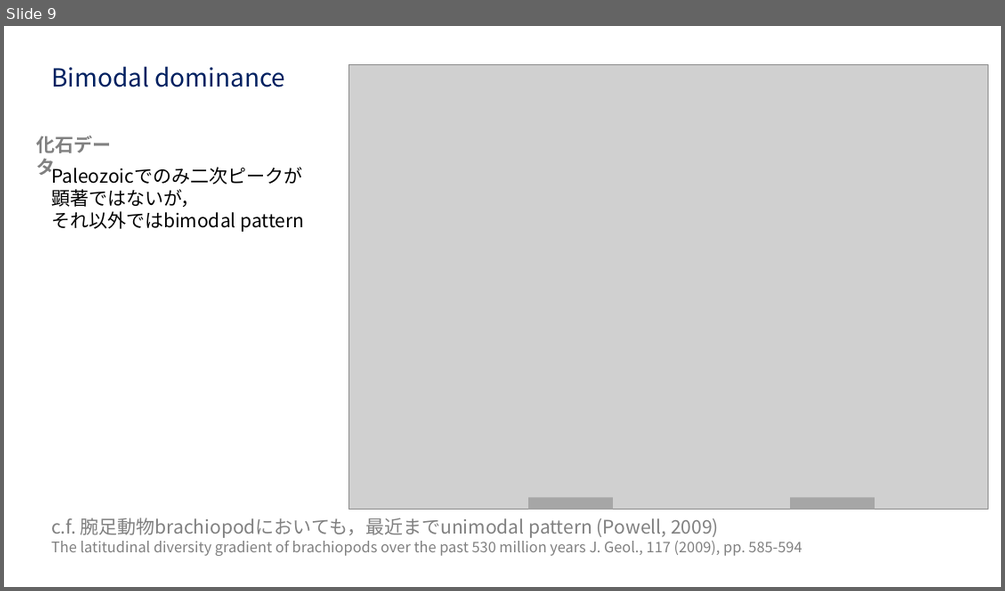
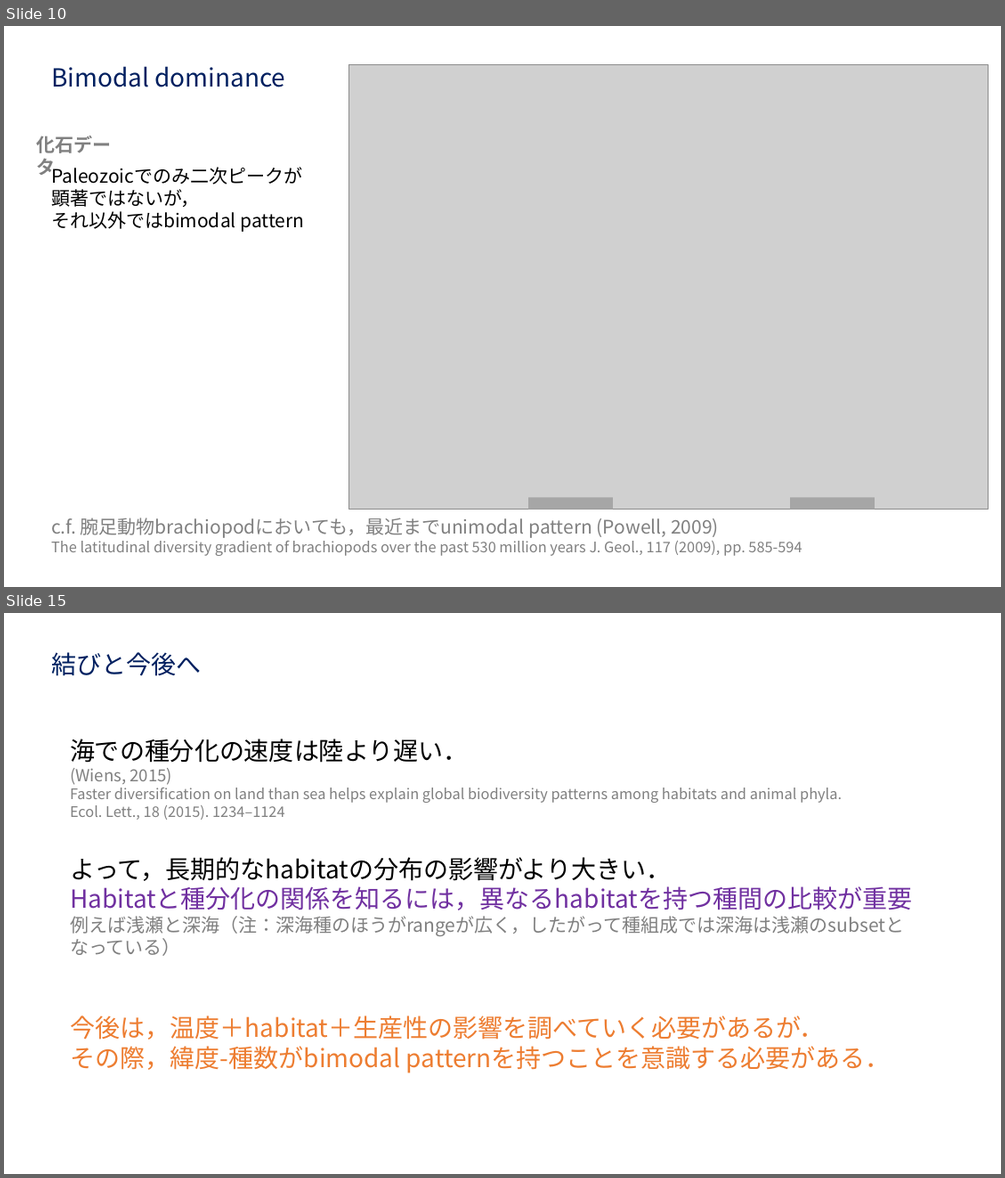
Before and after one commit to anchor200/Ronbun_yomi, a slide deck: data/Images/Chaudhary_etal_2016/Chaudhary_etal_2016.pptx. Shown one above the other, each under a label of ours: slide 9 before the commit, slides 10 and 15 after it; the slides between them are not shown. The pictures are 1005x591 and 1005x1178 pixels, drawn with LibreOffice and Linux fonts; fonts in the diff are those of the drawing; grey boxes stand for pictures. Boxes give left, top, right and bottom in pixels: in the first picture for what was removed or moved away, otherwise in the second. Text is boxed around its words. In the diff, an @@ line names an element or a change of style, - is before the commit and + after.

```diff
--- a/data/Images/Chaudhary_etal_2016/Chaudhary_etal_2016.pptx
+++ b/data/Images/Chaudhary_etal_2016/Chaudhary_etal_2016.pptx
@@ slide 15 added at bbox=[4, 613, 1001, 1174], background #FFFFFF @@
@@ text added at bbox=[51, 652, 201, 676], 24 pt, text #002060 @@
+結びと今後へ
@@ text added at bbox=[70, 738, 841, 819], 14 pt, text #808080 @@
+海での種分化の速度は陸より遅い．
+(Wiens, 2015)
+Faster diversification on land than sea helps explain global biodiversity patterns among habitats and animal phyla.
+Ecol. Lett., 18 (2015). 1234–1124
@@ text added at bbox=[70, 857, 912, 936], 24 pt, text #808080 @@
+よって，長期的なhabitatの分布の影響がより大きい．
+Habitatと種分化の関係を知るには，異なるhabitatを持つ種間の比較が重要
+例えば浅瀬と深海（注：深海種のほうがrangeが広く，したがって種組成では深海は浅瀬のsubsetとなっている）
@@ text added at bbox=[71, 1015, 890, 1073], 24 pt, text #ED7D31 @@
+今後は，温度＋habitat＋生産性の影響を調べていく必要があるが．
+その際，緯度-種数がbimodal patternを持つことを意識する必要がある．
@@ what was slide 9 is now slide 10 @@
```
Also in this commit, not shown: 4 slides changed, 6 other slides added, 1 slide removed, 28 other files.
